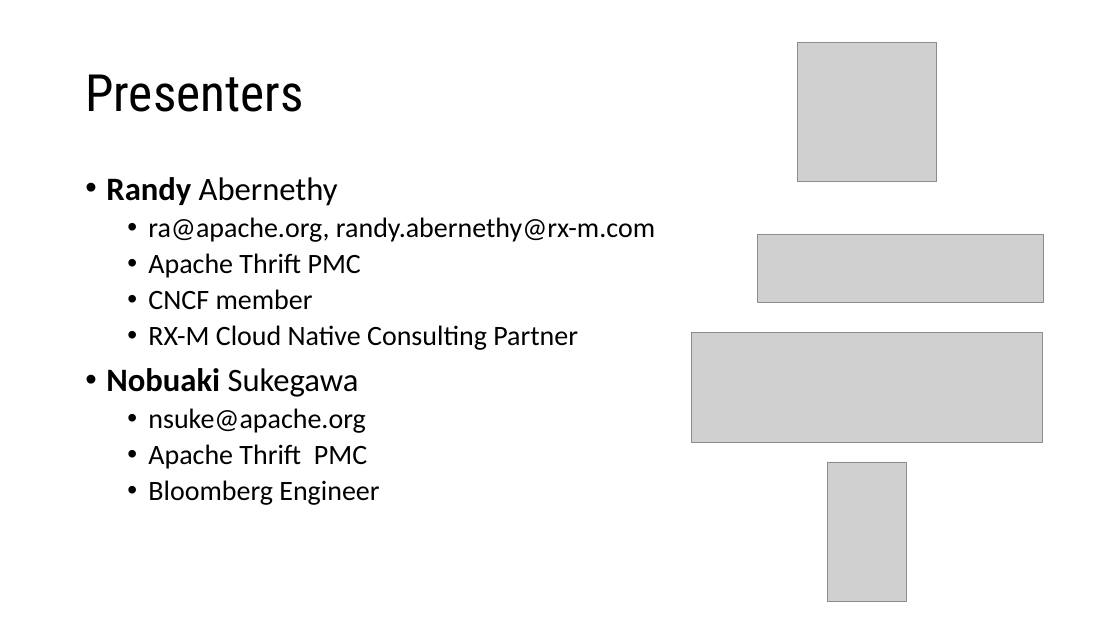
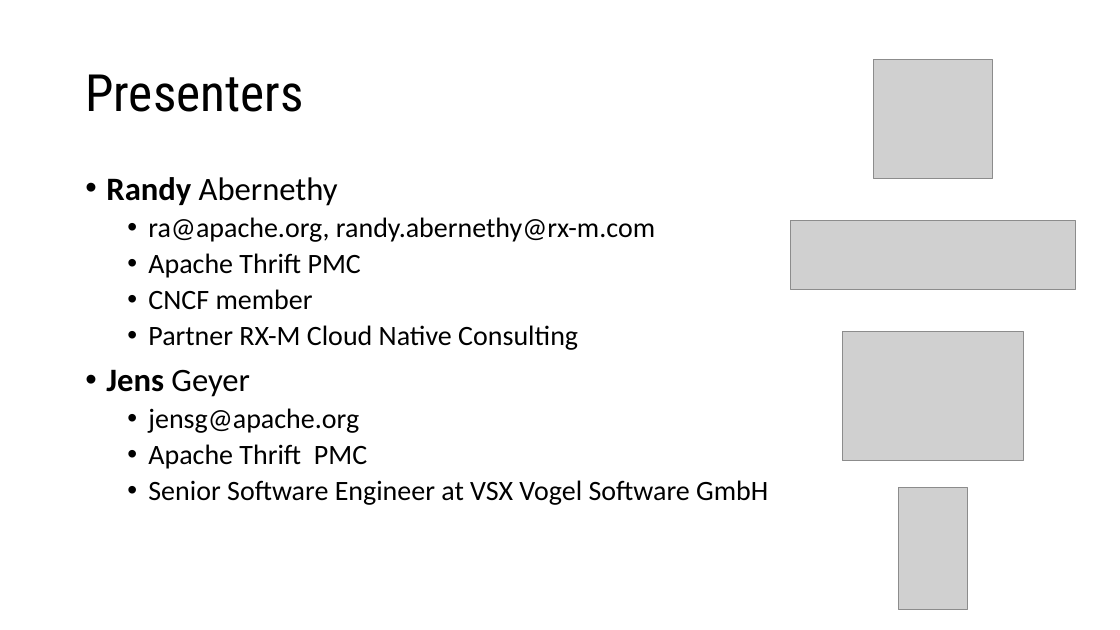
Before and after one commit to RX-M/api-bench, a slide deck: slide 2 of hp-msa-thrift.pptx. Drawn at 1120x630 pixels with LibreOffice and Linux fonts; fonts in the diff are those of the drawing; grey boxes stand for pictures. Boxes give left, top, right and bottom in pixels: in the first picture for what was removed or moved away, otherwise in the second. Text is boxed around its words. In the diff, an @@ line names an element or a change of style, - is before the commit and + after.

```diff
--- a/hp-msa-thrift.pptx
+++ b/hp-msa-thrift.pptx
@@ picture: place and size @@
-picture at [797, 43, 937, 182]
+picture at [874, 60, 993, 179]
@@ picture: place and size @@
-picture at [758, 234, 1044, 302]
+picture at [791, 221, 1076, 289]
@@ text at [106, 325, 578, 433]: text changed @@
-  • RX-M Cloud Native Consulting Partner
-• Nobuaki Sukegawa
-  • nsuke@apache.org
+  • Partner RX-M Cloud Native Consulting
+• Jens Geyer
+  • jensg@apache.org
@@ picture removed at [691, 333, 1044, 442] @@
@@ picture added at [843, 331, 1024, 460] @@
@@ text at [148, 480, 768, 505]: text changed @@
-  • Bloomberg Engineer
+  • Senior Software Engineer at VSX Vogel Software GmbH
@@ picture: place and size @@
-picture at [828, 462, 907, 602]
+picture at [899, 487, 968, 610]
```
Also in this commit, not shown: 4 other slides changed.
